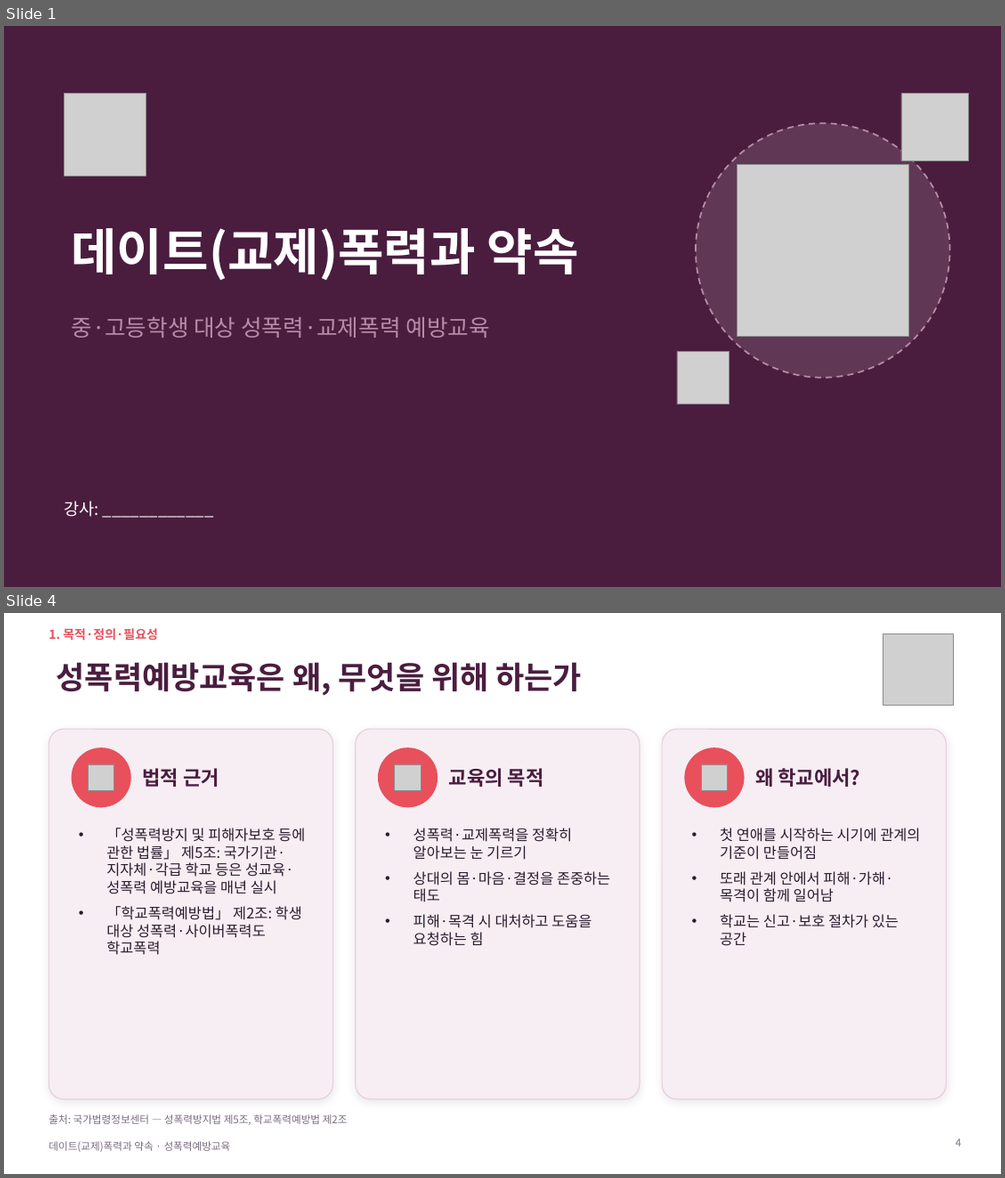
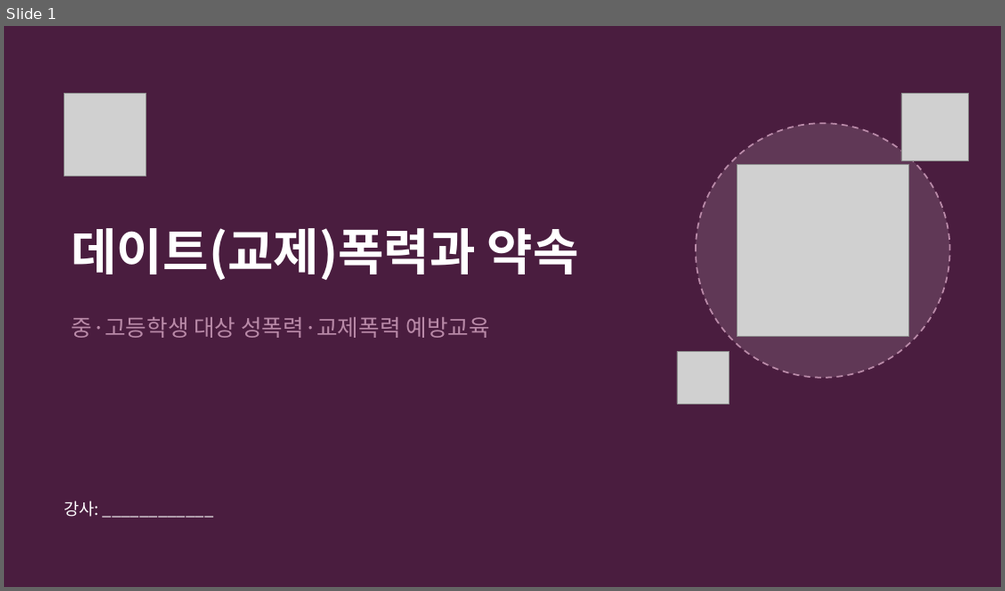
Before and after one commit to ash1234a/security-research-learning, a slide deck: 데이트폭력과_약속.pptx. Shown one above the other, each under a label of ours: slides 1 and 4 before the commit, slide 1 after it; the slides between them are not shown. The pictures are 1005x1178 and 1005x591 pixels, drawn with LibreOffice and Linux fonts; fonts in the diff are those of the drawing; grey boxes stand for pictures; background and template pictures are left out. Boxes give left, top, right and bottom in pixels: in the first picture for what was removed or moved away, otherwise in the second. Text is boxed around its words. In the diff, an @@ line names an element or a change of style, - is before the commit and + after.

```diff
--- a/데이트폭력과_약속.pptx
+++ b/데이트폭력과_약속.pptx
@@ slide 4 removed at (4,613,1001,1174), background #FFFFFF @@
@@ text removed at (48,628,158,641) @@
-1. 목적·정의·필요성
@@ picture removed at (882,634,954,705) @@
@@ title removed at (57,662,582,696) @@
-성폭력예방교육은 왜, 무엇을 위해 하는가
@@ rounded rectangle removed at (48,729,333,1099) @@
@@ rounded rectangle removed at (356,729,639,1099) @@
@@ rounded rectangle removed at (662,729,947,1099) @@
@@ ellipse removed at (72,747,131,807) @@
@@ picture removed at (88,764,114,790) @@
@@ text removed at (142,768,219,787) @@
-법적 근거
@@ ellipse removed at (378,747,437,807) @@
@@ picture removed at (395,764,421,790) @@
@@ text removed at (449,768,544,787) @@
-교육의 목적
@@ ellipse removed at (685,747,744,807) @@
@@ picture removed at (701,764,727,790) @@
@@ text removed at (755,768,861,787) @@
-왜 학교에서?
@@ text removed at (106,827,305,955) @@
-• 「성폭력방지 및 피해자보호 등에 관한 법률」 제5조: 국가기관·지자체·각급 학교 등은 성교육·성폭력 예방교육을 매년 실시
-• 「학교폭력예방법」 제2조: 학생 대상 성폭력·사이버폭력도 학교폭력
@@ text removed at (413,827,610,946) @@
-• 성폭력·교제폭력을 정확히 알아보는 눈 기르기
-• 상대의 몸·마음·결정을 존중하는 태도
-• 피해·목격 시 대처하고 도움을 요청하는 힘
@@ text removed at (720,827,920,946) @@
-• 첫 연애를 시작하는 시기에 관계의 기준이 만들어짐
-• 또래 관계 안에서 피해·가해·목격이 함께 일어남
-• 학교는 신고·보호 절차가 있는 공간
@@ text removed at (48,1114,348,1125) @@
-출처: 국가법령정보센터 — 성폭력방지법 제5조, 학교폭력예방법 제2조
@@ text removed at (48,1141,231,1151) @@
-데이트(교제)폭력과 약속 · 성폭력예방교육
@@ page number removed at (955,1138,961,1146) @@
-4
```
Also in this commit, not shown: 21 slides changed, 7 slides added, 7 other slides removed.
